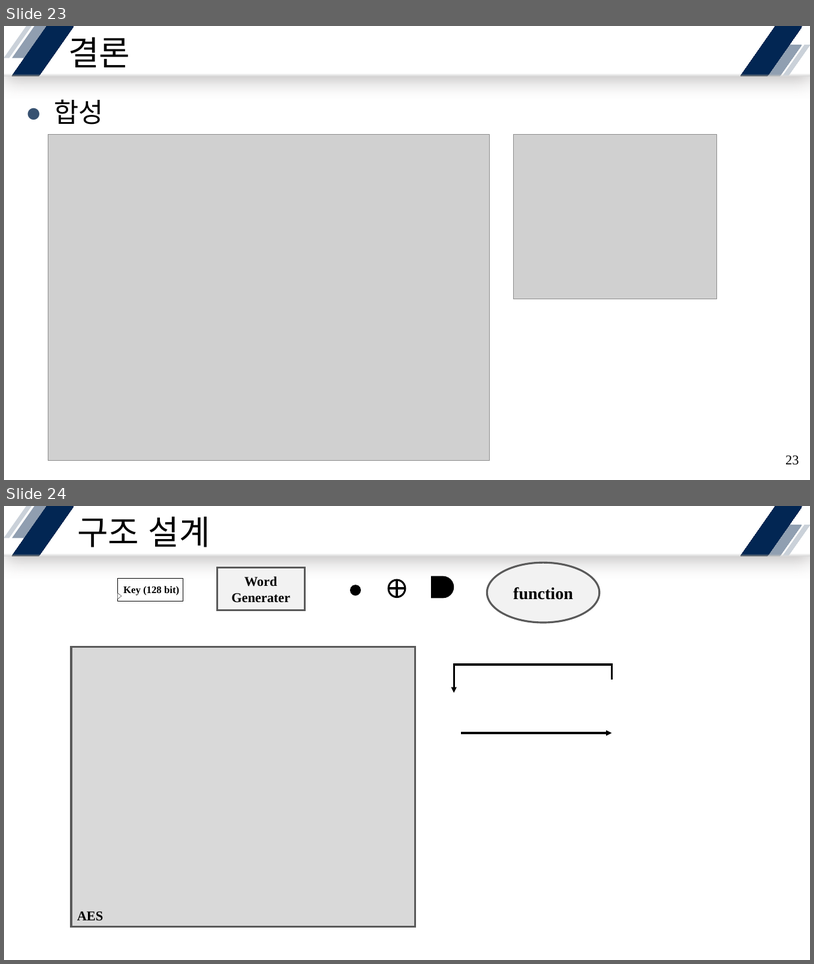
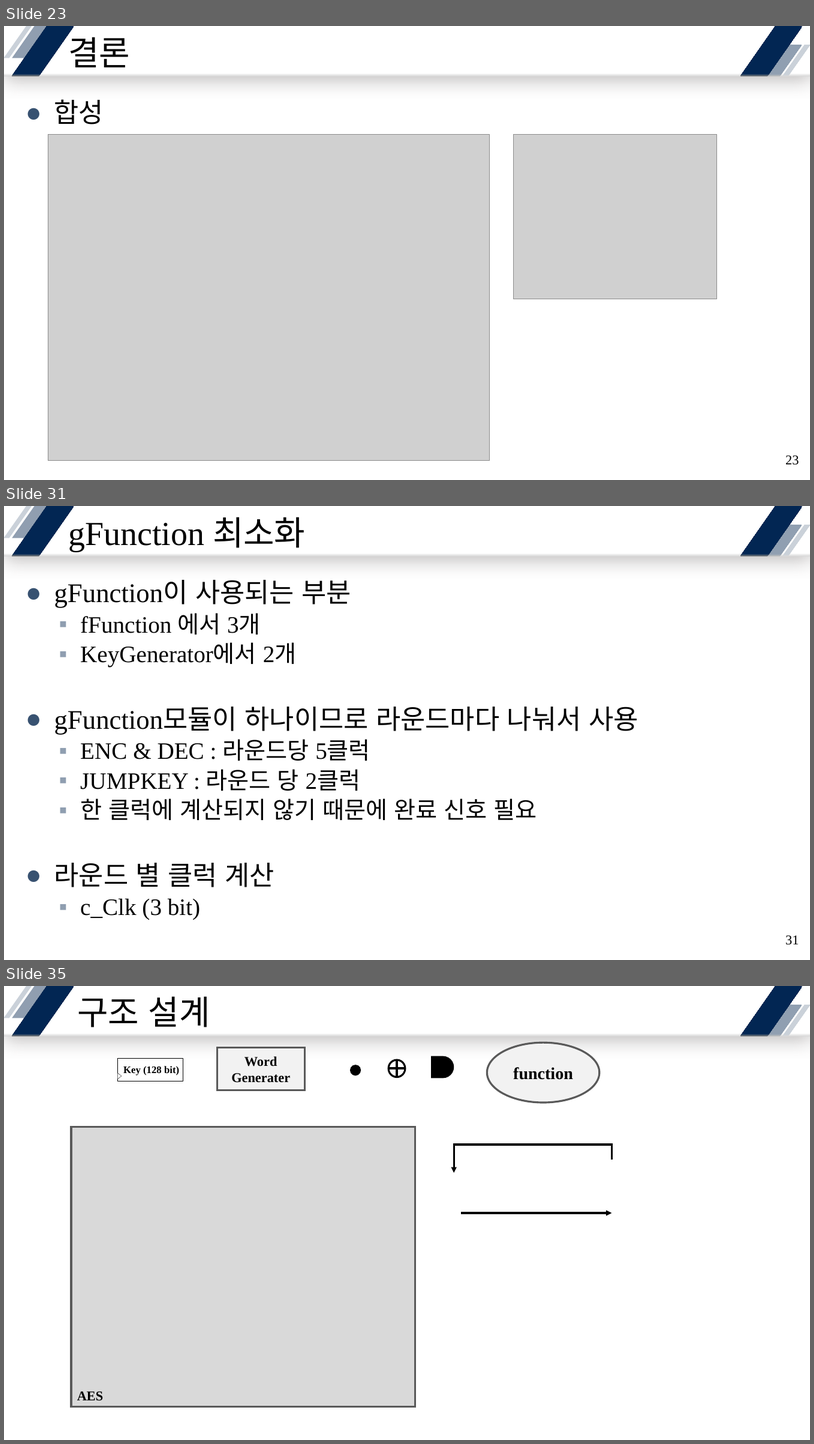
Before and after one commit to yuyu0830/FPGA_AES128, a slide deck: SEED/ref/SEED-128.pptx. Shown one above the other, each under a label of ours: slides 23 and 24 before the commit, slides 23, 31 and 35 after it; the slides between them are not shown. The pictures are 814x964 and 814x1444 pixels, drawn with LibreOffice and Linux fonts; fonts in the diff are those of the drawing; grey boxes stand for pictures. Boxes give left, top, right and bottom in pixels: in the first picture for what was removed or moved away, otherwise in the second. Text is boxed around its words. In the diff, an @@ line names an element or a change of style, - is before the commit and + after.

```diff
--- a/SEED/ref/SEED-128.pptx
+++ b/SEED/ref/SEED-128.pptx
@@ slide 31 added at (x1=4, y1=506, x2=810, y2=960), background #FFFFFF; not listed: 7 template elements that a slide beside it also shows @@
@@ title added at (x1=68, y1=517, x2=305, y2=552), 40 pt, text #000000 @@
+gFunction 최소화
@@ text added at (x1=54, y1=580, x2=638, y2=919), 28 pt, text #000000 @@
+● gFunction이 사용되는 부분
+  ▪ fFunction 에서 3개
+  ▪ KeyGenerator에서 2개
+● gFunction모듈이 하나이므로 라운드마다 나눠서 사용
+  ▪ ENC & DEC : 라운드당 5클럭
+  ▪ JUMPKEY : 라운드 당 2클럭
+  ▪ 한 클럭에 계산되지 않기 때문에 완료 신호 필요
+● 라운드 별 클럭 계산
+  ▪ c_Clk (3 bit)
@@ page number added at (x1=786, y1=935, x2=799, y2=945), 16 pt, text #000000 @@
+31
@@ what was slide 24 is now slide 35 @@
```
Also in this commit, not shown: 1 slide changed, 10 other slides added, 15 other files.
